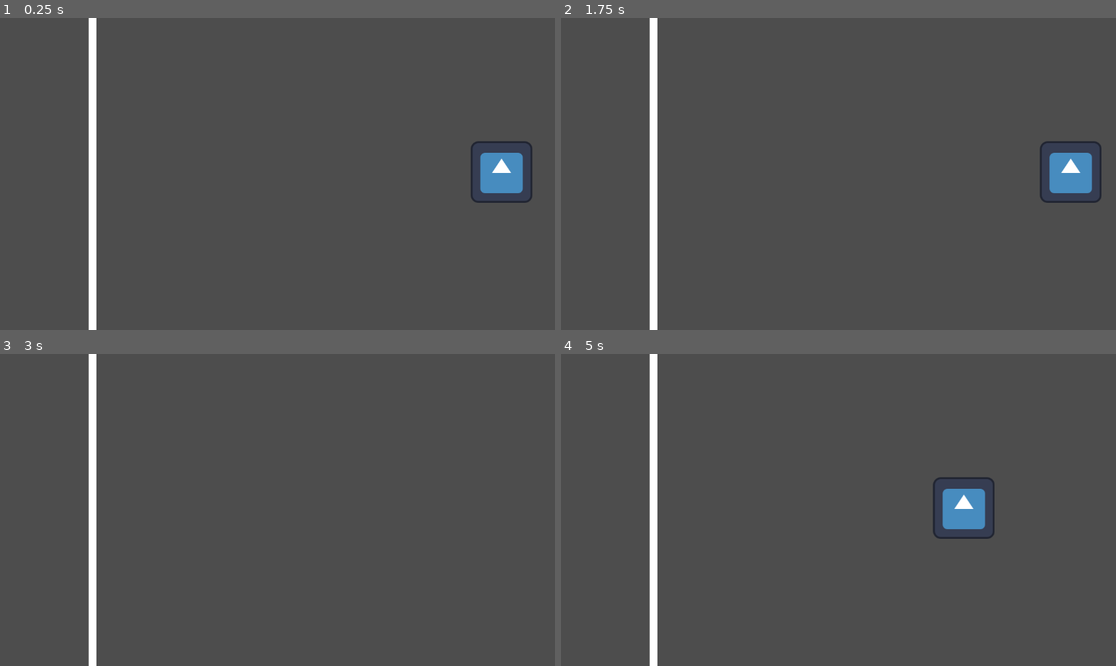
Above: before the commit, frames 1-4 (two rows, left to right).
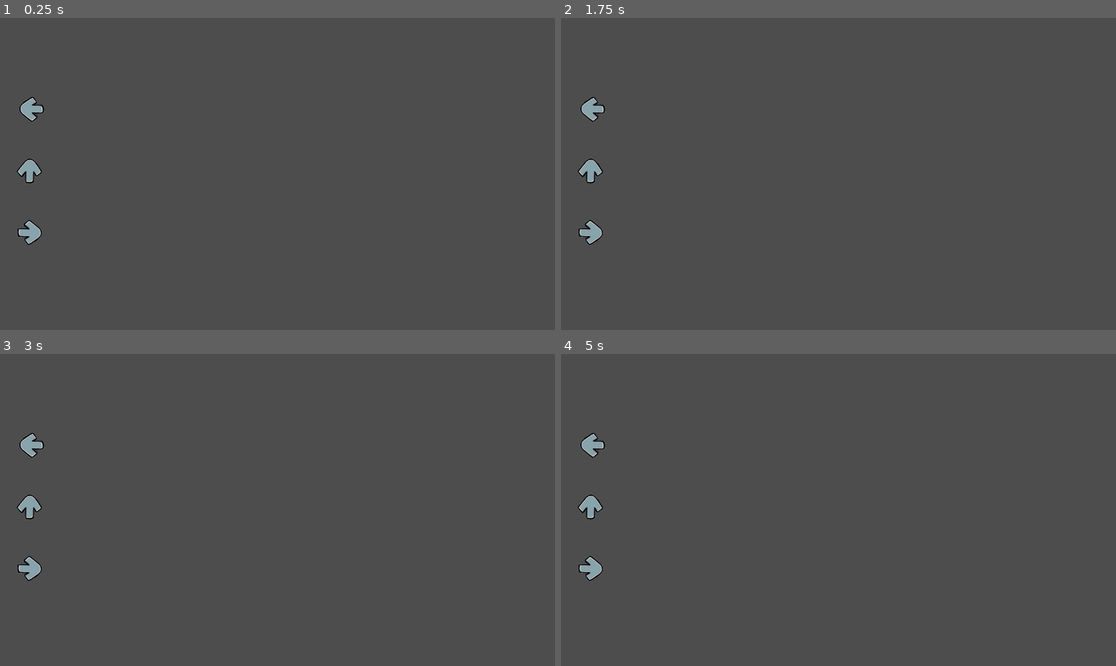
Above: after the commit, the same moments.

Repository: demo-argenti/Brainbreakerz
Game: Godot game, scene res://tutorial_level.tscn
Same seed, same stepped clock (60 frames per second), same inputs: the game is played once before the commit and once after it. Before the commit the project starts from res://Rhythm Test.tscn. The engine's default icon, where the game draws it, is replaced by a stand-in: a white triangle on a blue panel in a dark square. Sound files missing from this copy of the repository are replaced by a short silence.
Inputs:
- Up to frame 1 (0.25 s): no input
- Up to frame 2 (1.75 s): hold Left (upper_lane) 0.53-1.28 s; tap Right (lower_lane) at 0.6 s; tap Up (middle_lane) at 1.35 s
- Up to frame 3 (3 s): hold Left (upper_lane) from 2.03 s (still down); tap Right (lower_lane) at 2.1 s; tap Up (middle_lane) at 2.85 s
- Up to frame 4 (5 s): release Left (upper_lane) at 3.53 s; tap Right (lower_lane) at 3.6 s; tap Up (middle_lane) at 4.35 s

The runs differ from the first frame. In frame 1, 3.4% of the frame differs, in the area x 3-96%, y 0-100%; in frame 2, 3.4%; in frame 3, 2.1%; in frame 4, 3.4%, in the area x 3-79%, y 0-100%.

Commit message:
MVP 0.8 executable
Added MVP 0.8 executable

Diff:
--- a/new-game-project/project.godot
+++ b/new-game-project/project.godot
@@ -11,7 +11,7 @@
 [application]
 
 config/name="BrainBreakerz"
-run/main_scene="res://Rhythm Test.tscn"
+run/main_scene="res://tutorial_level.tscn"
 config/features=PackedStringArray("4.3", "Forward Plus")
 config/icon="res://icon.svg"
 
Not shown, added: new-game-project/export_presets.cfg
Not shown, added: new-game-project/MVP 0.8.console.exe
Not shown, added: new-game-project/MVP 0.8.exe
Not shown, added: new-game-project/MVP 0.8.pck
Not shown, added: new-game-project/MVP 0.8.zip
